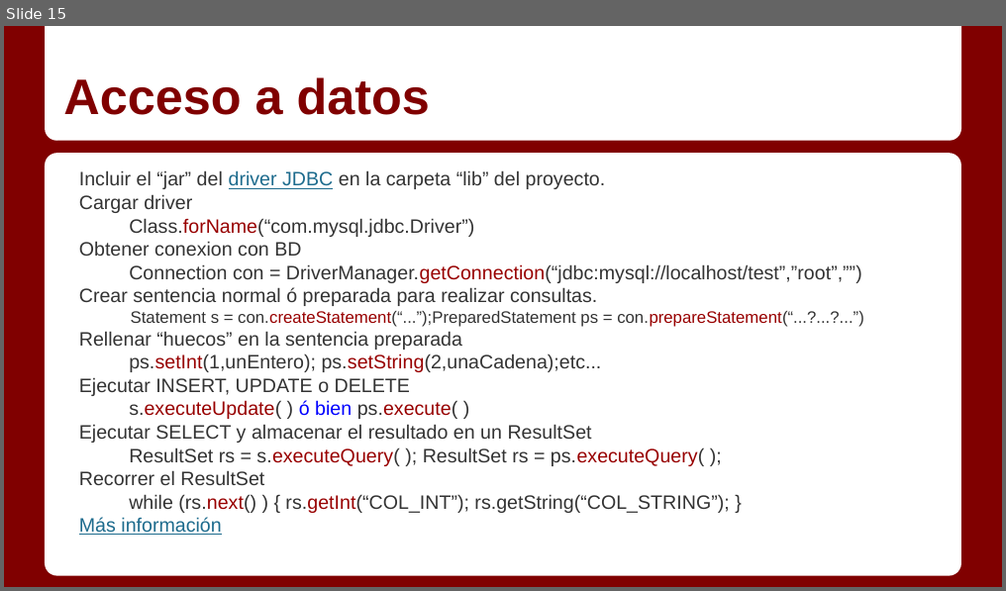
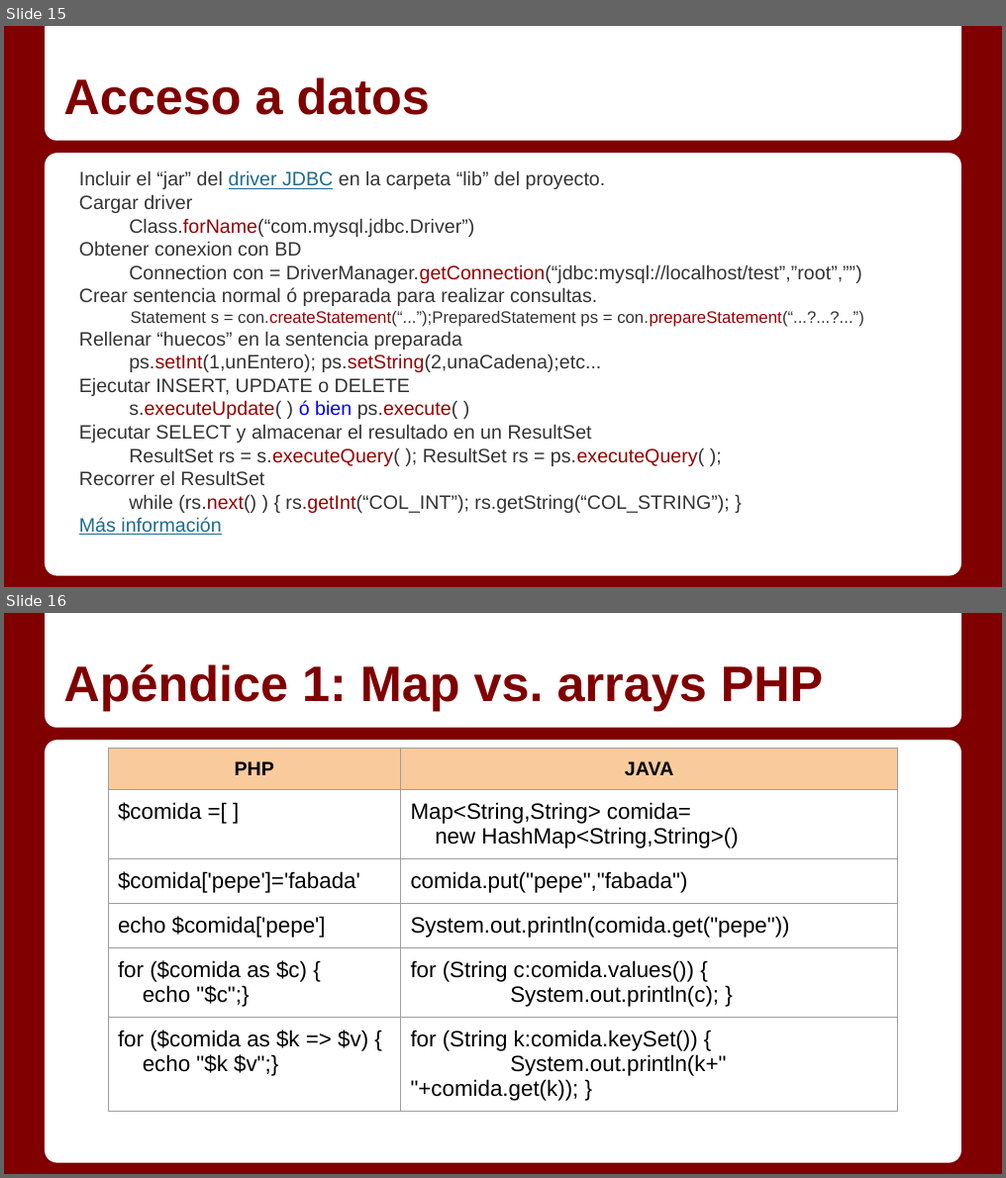
Before and after one commit to Gmuela/Apuntes, a slide deck: Servidor/Temas/1_9 - DWES Trabajando con Servlets.pptx. Shown one above the other, each under a label of ours: slide 15 before the commit, slides 15 and 16 after it. The pictures are 1006x591 and 1006x1178 pixels, drawn with LibreOffice and Linux fonts; fonts in the diff are those of the drawing. Boxes give left, top, right and bottom in pixels: in the first picture for what was removed or moved away, otherwise in the second. Text is boxed around its words. In the diff, an @@ line names an element or a change of style, - is before the commit and + after.

```diff
--- a/Servidor/Temas/1_9 - DWES Trabajando con Servlets.pptx
+++ b/Servidor/Temas/1_9 - DWES Trabajando con Servlets.pptx
@@ slide 16 added at [4, 613, 1002, 1174], background #800000; not listed: 2 template elements that a slide beside it also shows @@
@@ title added at [63, 664, 824, 711], 36 pt, text #800000, bold @@
+Apéndice 1: Map vs. arrays PHP
@@ table added at [108, 748, 897, 1105], 6 rows, 2 columns @@
+PHP | JAVA
+$comida =[ ] | Map<String,String> comida= / new HashMap<String,String>()
+$comida['pepe']='fabada' | comida.put("pepe","fabada")
+echo $comida['pepe'] | System.out.println(comida.get("pepe"))
+for ($comida as $c) { / echo "$c";} | for (String c:comida.values()) { / System.out.println(c); }
+for ($comida as $k => $v) { / echo "$k $v";} | for (String k:comida.keySet()) { / System.out.println(k+" "+comida.get(k)); }
```
Also in this commit, not shown: 2 slides changed, 2 other files.
